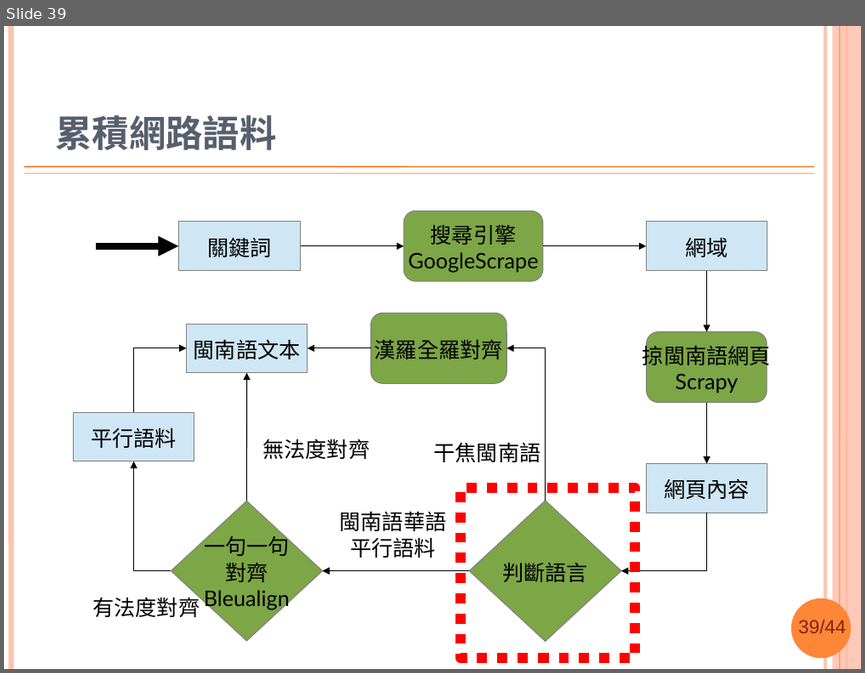
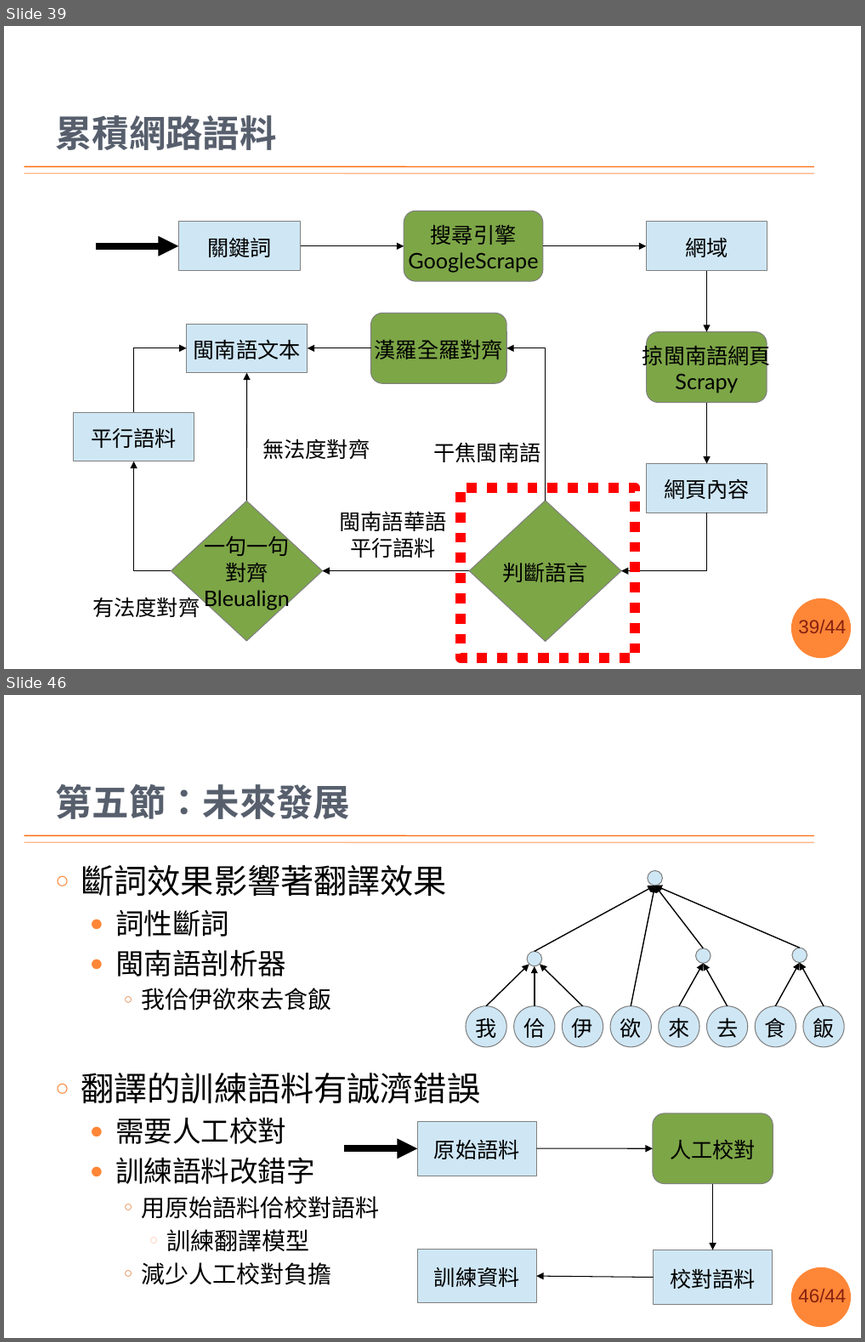
Before and after one commit to sih4sing5hong5/po3-ko3_tau5-iann2-phinn3, a slide deck: 翻譯報告.pptx. Shown one above the other, each under a label of ours: slide 39 before the commit, slides 39 and 46 after it; the slides between them are not shown. The pictures are 865x673 and 865x1342 pixels, drawn with LibreOffice and Linux fonts; fonts in the diff are those of the drawing; background and template pictures are left out. Boxes give left, top, right and bottom in pixels: in the first picture for what was removed or moved away, otherwise in the second. Text is boxed around its words. In the diff, an @@ line names an element or a change of style, - is before the commit and + after.

```diff
--- a/翻譯報告.pptx
+++ b/翻譯報告.pptx
@@ slide 46 added at bbox=[4, 695, 861, 1338], background #FFFFFF; not listed: 4 template elements that a slide beside it also shows @@
@@ title added at bbox=[55, 784, 350, 819], 31 pt, text #575F6D, bold @@
+第五節：未來發展
@@ text added at bbox=[81, 864, 481, 1285], 20 pt, text #000000 @@
+○ 斷詞效果影響著翻譯效果
+  ● 詞性斷詞
+  ● 閩南語剖析器
+    ○ 我佮伊欲來去食飯
+○ 翻譯的訓練語料有誠濟錯誤
+  ● 需要人工校對
+  ● 訓練語料改錯字
+    ○ 用原始語料佮校對語料
+      ○ 訓練翻譯模型
+    ○ 減少人工校對負擔
@@ group added at bbox=[466, 871, 845, 1047]: 12 ellipses, 11 arrows @@
+我
+食
+欲
+佮
+飯
+來
+伊
+去
@@ rectangle added at bbox=[418, 1121, 537, 1174], fill #CFE7F5, outline #808080 0.75 pt, 18 pt, text #000000 @@
+原始語料
@@ rounded rectangle added at bbox=[653, 1113, 772, 1184], fill #7DA647, outline #808080 0.75 pt, 18 pt, text #000000 @@
+人工校對
@@ arrow added from (343, 1148) to (417, 1148), #000000 5.67 pt @@
@@ arrow added from (536, 1148) to (653, 1148), #000000 0.75 pt @@
@@ arrow added from (713, 1184) to (713, 1249), #000000 0.75 pt @@
@@ rectangle added at bbox=[418, 1248, 537, 1303], fill #CFE7F5, outline #808080 0.75 pt, 18 pt, text #000000 @@
+訓練資料
@@ rectangle added at bbox=[653, 1249, 772, 1304], fill #CFE7F5, outline #808080 0.75 pt, 18 pt, text #000000 @@
+校對語料
@@ arrow added from (653, 1276) to (536, 1276), #000000 0.75 pt @@
@@ slide 39 changed as well @@
@@ line removed from (11, 26) to (11, 669) @@
@@ line removed from (825, 26) to (825, 669) @@
@@ rectangle removed at bbox=[833, 26, 861, 669] @@
@@ line removed from (840, 26) to (840, 669) @@
@@ line removed from (846, 26) to (846, 669) @@
```
Also in this commit, not shown: 54 other slides changed, 2 other slides added, 5 slides removed.
